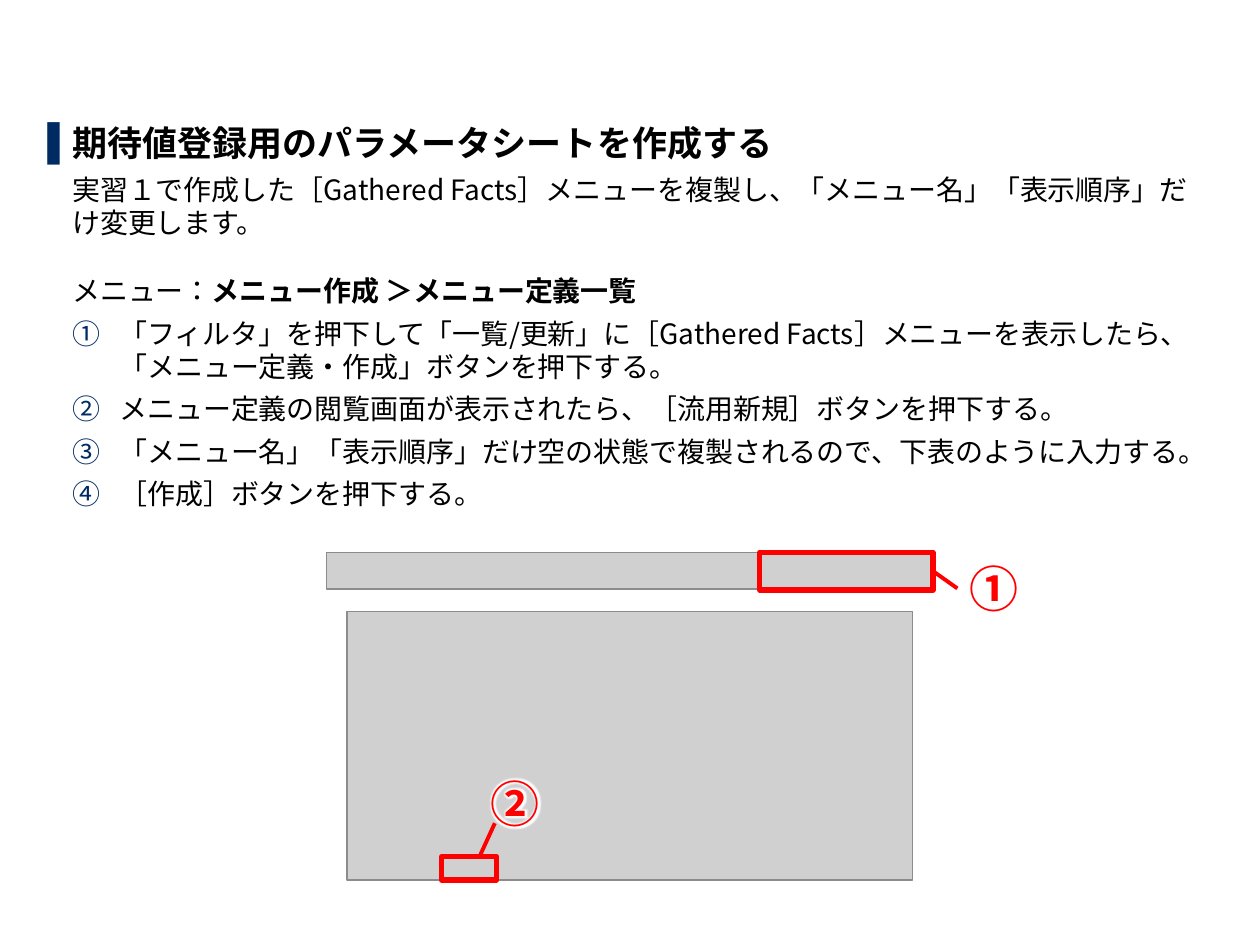
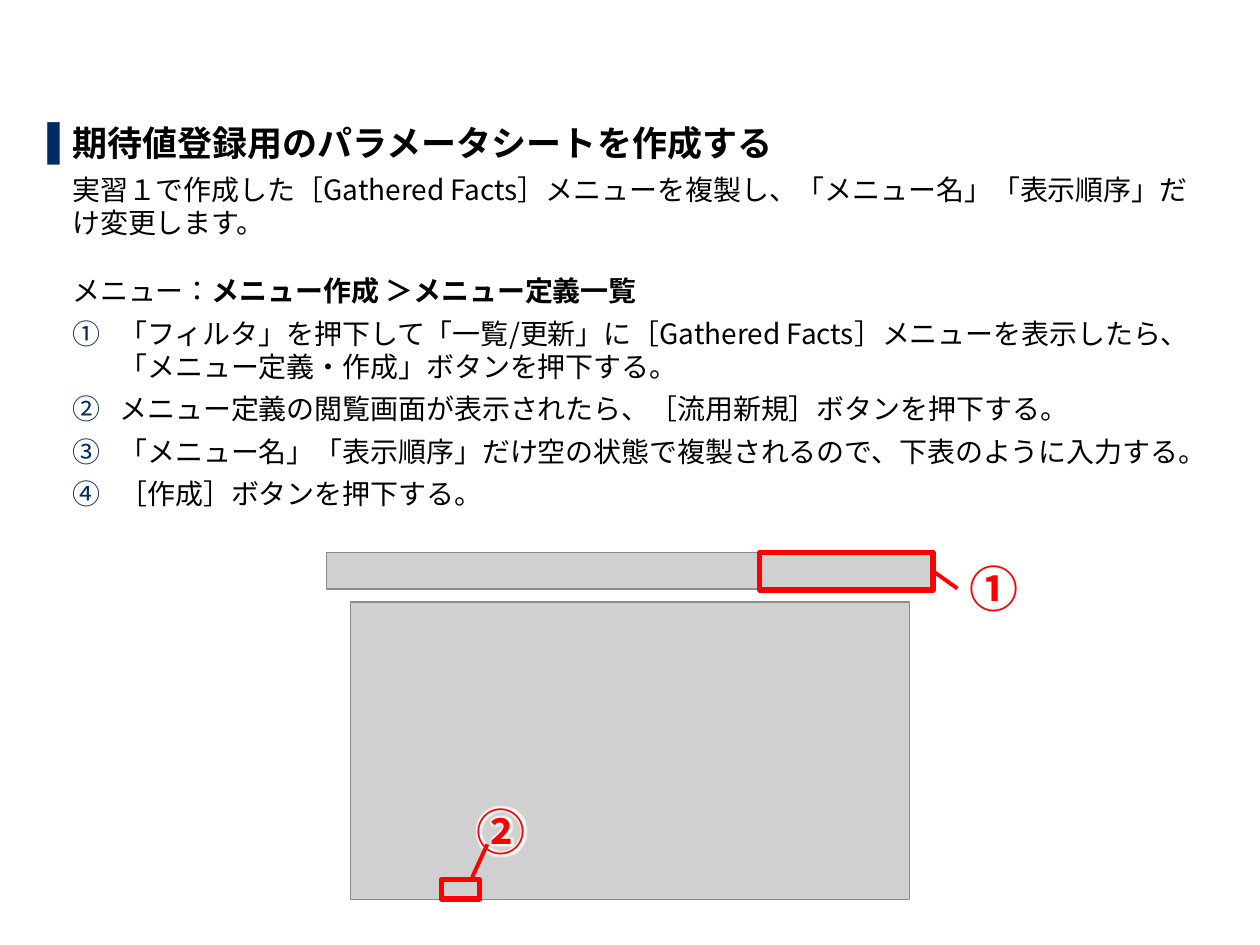
Before and after one commit to exastro-suite/it-automation-docs, a slide deck: slide 35 of asset/Learn_ja/ITA-collect-compare_practice_ja.pptx. Drawn at 1260x945 pixels with LibreOffice and Linux fonts; fonts in the diff are those of the drawing; grey boxes stand for pictures; background and template pictures are left out. Boxes give left, top, right and bottom in pixels: in the first picture for what was removed or moved away, otherwise in the second. Text is boxed around its words. In the diff, an @@ line names an element or a change of style, - is before the commit and + after.

```diff
--- a/asset/Learn_ja/ITA-collect-compare_practice_ja.pptx
+++ b/asset/Learn_ja/ITA-collect-compare_practice_ja.pptx
@@ picture: place and size @@
-picture at bbox=[348, 611, 914, 879]
+picture at bbox=[350, 602, 908, 900]
@@ text "②": place and size @@
-text "②" at bbox=[491, 779, 540, 834]
+text "②" at bbox=[477, 807, 526, 863]
@@ line moved from (495, 823) - (480, 856) to (488, 844) - (472, 877) @@
@@ rectangle: place and size @@
-rectangle at bbox=[441, 857, 496, 879]
+rectangle at bbox=[441, 879, 479, 900]
```
Also in this commit, not shown: 11 other slides changed, 3 other files.
